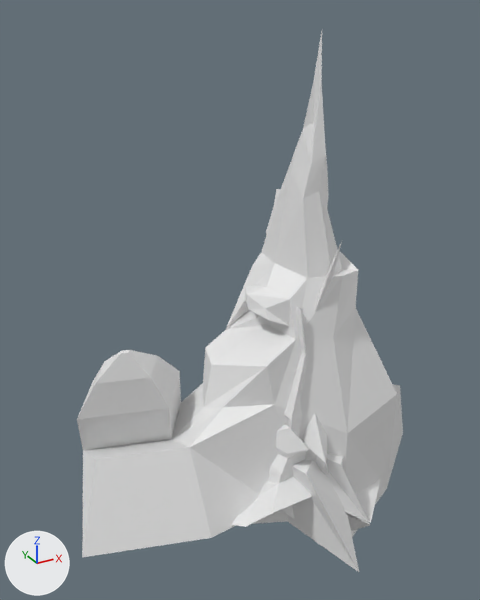
The Blender file art/models/props/Cave_Spike/cave_spike.blend: old version first, new version second.
Both versions are drawn from a 50 mm camera at (-1.3, -1.86, 1.78) aimed at (-0.24, 0.06, 0.82). Lighting does not change. The marker at lower left points along +X, +Y and +Z. The older version comes first.

Objects in the first picture: 'cake_spike_med', 'cave_spike_short', 'cave_spike_tall'.
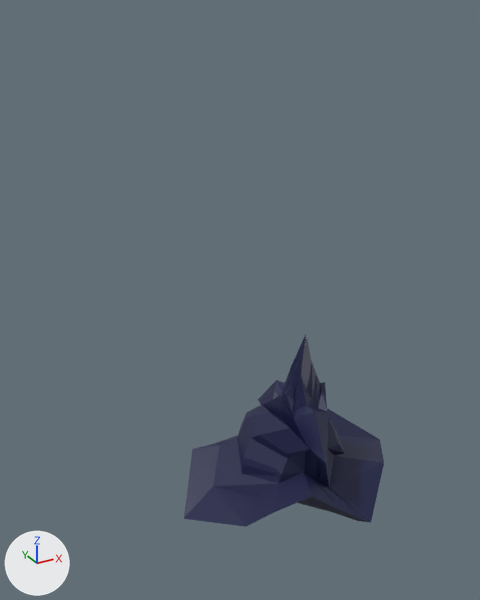
Pixel boxes [x1, y1, x2, y2] of what changed, in the pictures (480 x 600 px):
```json
{"object": "cave_spike_tall", "change": "hidden", "before": [77, 31, 403, 557]}
{"object": "cave_spike_short", "change": "recoloured", "before": [231, 413, 380, 527], "after": [231, 413, 380, 527], "on screen": "white to dark blue"}
{"object": "cake_spike_med", "change": "hidden", "before": [252, 241, 370, 572]}
```

The change, as JSON lines over the scene's bpy script:
```json
{"op": "add", "block": "mat_material_003", "code": ["mat_material_003 = principled_material('Material.003')", "mat_material_003.base_color = (0.00802, 0.0116, 0.0612)  # dark blue #161c46"]}
{"op": "add", "block": "mat_material_002", "code": ["mat_material_002 = principled_material('Material.002')", "mat_material_002.base_color = (0.00802, 0.0116, 0.0612)  # dark blue #161c46"]}
{"op": "add", "block": "mat_material", "code": ["mat_material = principled_material('Material')", "mat_material.base_color = (0.00802, 0.0116, 0.0612)  # dark blue #161c46", "mat_material.roughness = 1.0"]}
{"block": "me_cube_002", "where": "me_cube_002.from_pydata(...)  # 137 vertices, 136 faces; spans x -5.22..3.43, y -2.31..1.8, z -6.44..6.22"}
{"op": "add", "block": "me_cube_002", "code": "me_cube_002.materials.append(mat_material)  # dark blue #161c46"}
{"block": "me_cube_004", "where": "me_cube_004.from_pydata(...)  # 117 vertices, 119 faces; spans x -0.41..0.46, y -0.71..0.67, z -0.74..1.16"}
{"op": "add", "block": "me_cube_004", "code": "me_cube_004.materials.append(mat_material_002)  # dark blue #161c46"}
{"block": "me_cube_003", "where": "me_cube_003.from_pydata(...)  # 127 vertices, 128 faces; spans x -7.3..8.1, y -4.7..5.8, z -5.5..8.4"}
{"op": "add", "block": "me_cube_003", "code": "me_cube_003.materials.append(mat_material_003)  # dark blue #161c46"}
{"op": "add", "block": "ob_cave_spike_tall", "code": "ob_cave_spike_tall.hide_set(True)  # its collection is switched off"}
{"op": "add", "block": "ob_cake_spike_med", "code": "ob_cake_spike_med.hide_set(True)"}
```
